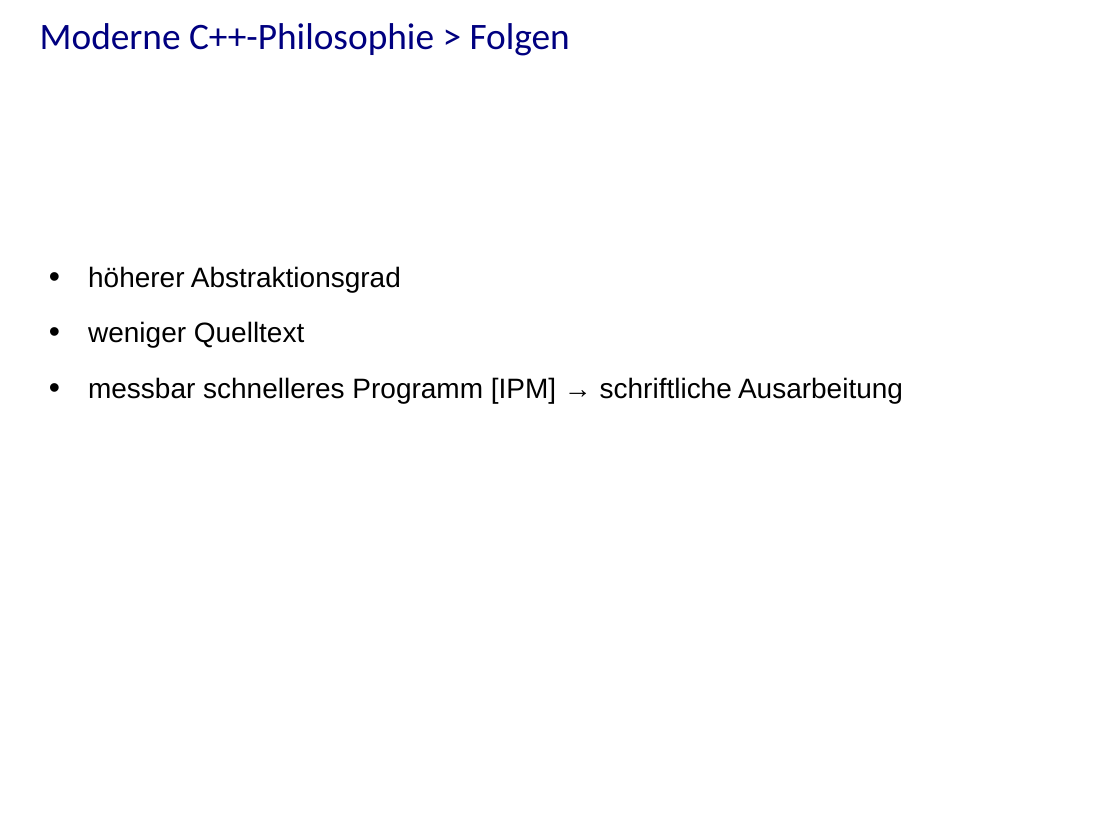
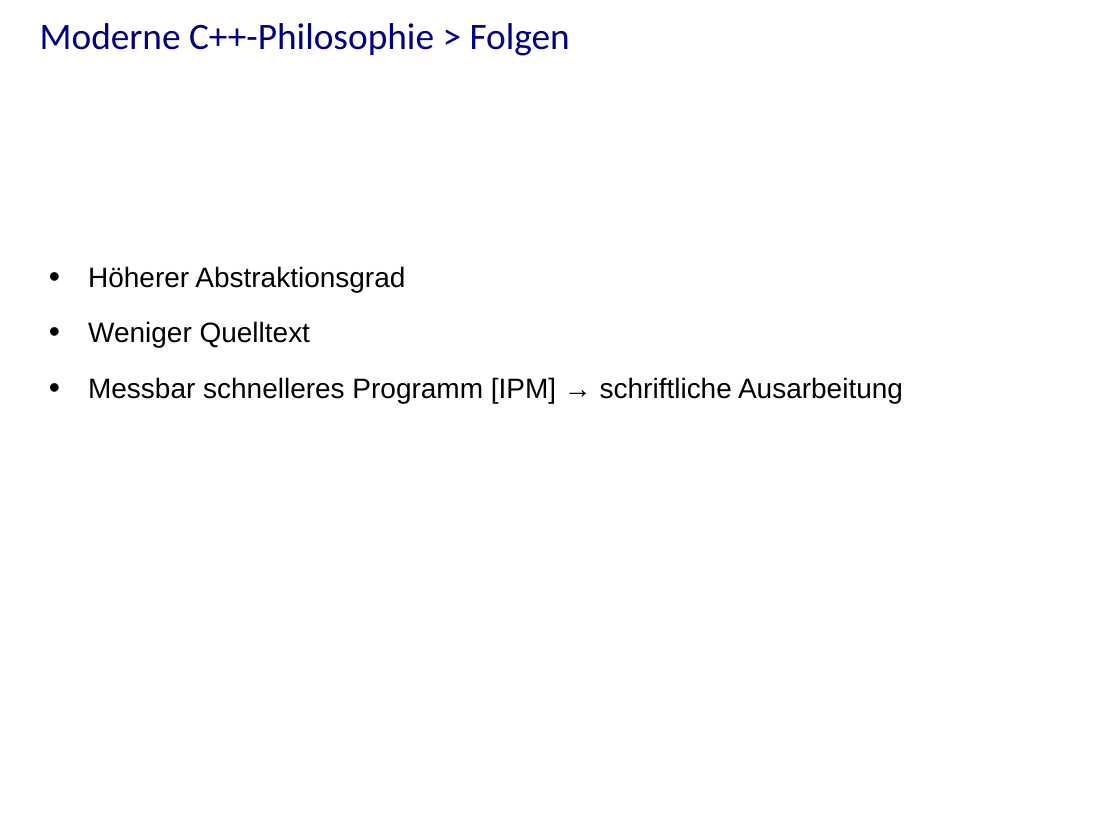
Before and after one commit to j-stephan/hs16, a slide deck: slide 16 of presentation/presentation.odp. Drawn at 1120x840 pixels with LibreOffice and Linux fonts; fonts in the diff are those of the drawing; background and template pictures are left out. Boxes give left, top, right and bottom in pixels: in the first picture for what was removed or moved away, otherwise in the second. Text is boxed around its words. In the diff, an @@ line names an element or a change of style, - is before the commit and + after.

```diff
--- a/presentation/presentation.odp
+++ b/presentation/presentation.odp
@@ text at box(88, 266, 903, 403): text changed @@
-• höherer Abstraktionsgrad
-• weniger Quelltext
-• messbar schnelleres Programm [IPM] → schriftliche Ausarbeitung
+• Höherer Abstraktionsgrad
+• Weniger Quelltext
+• Messbar schnelleres Programm [IPM] → schriftliche Ausarbeitung
```
Also in this commit, not shown: 21 other slides changed, 1 slide added, 3 other files.
